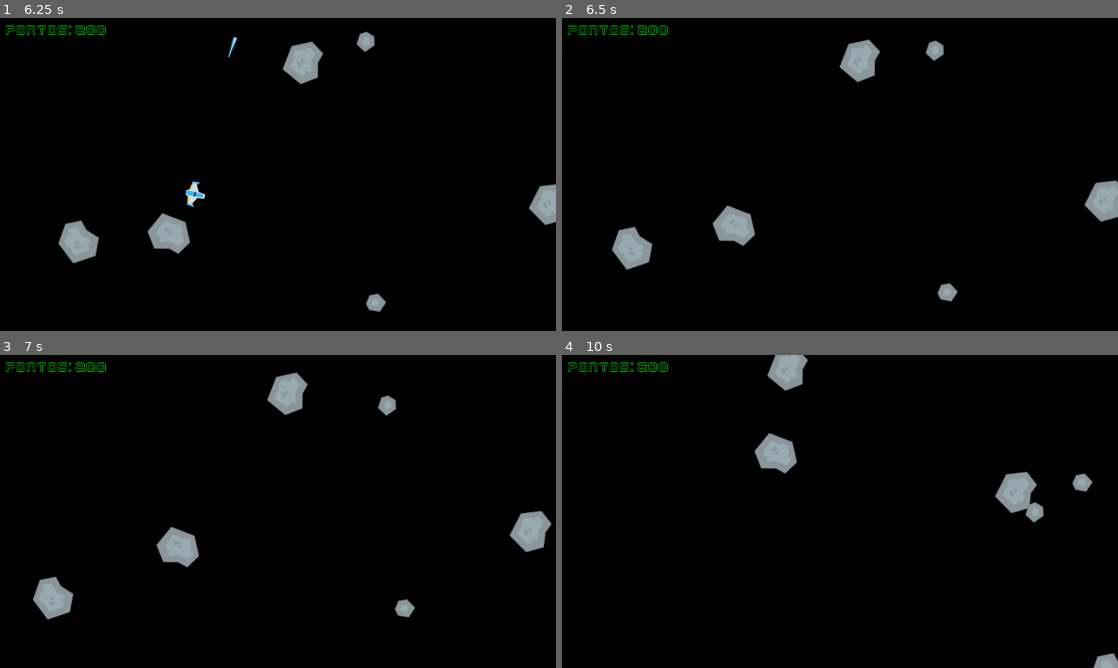
Above: before the commit, frames 1-4 (two rows, left to right).
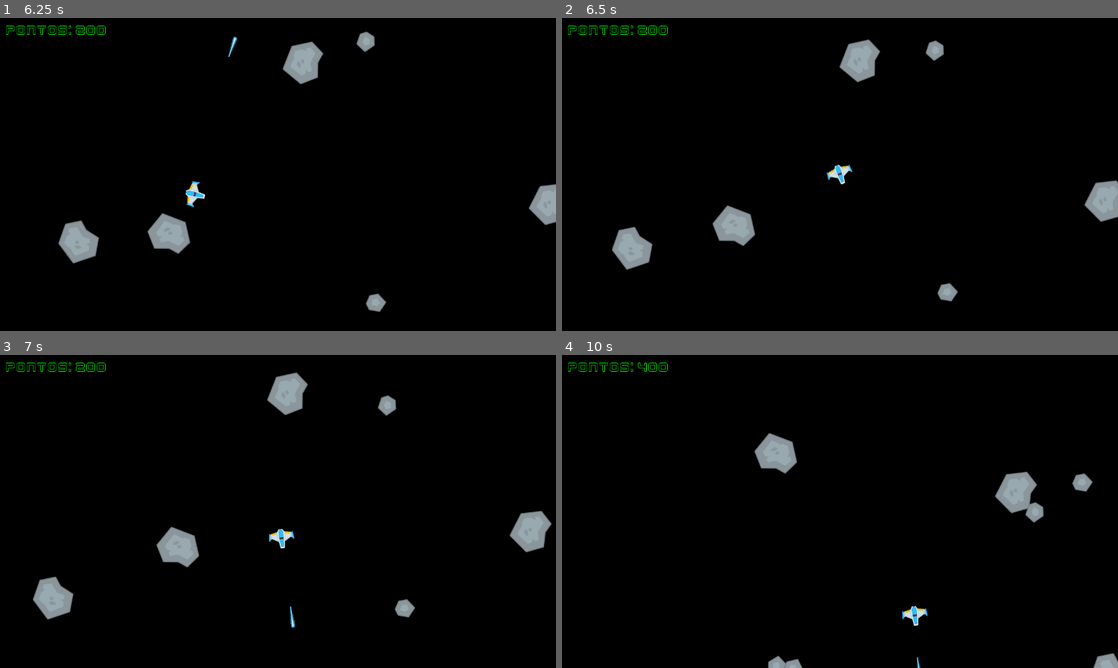
Above: after the commit, the same moments.

Repository: VinnyPC/Godot-uninove
Game: Godot game, scene res://cenas/Game.tscn
Two runs of this game, one before a commit and one after it. Both use one fixed random seed, a clock stepped at 60 frames per second and the inputs below.
Inputs:
- Up to frame 1 (6.25 s): hold D (girar_direita) 0.53-1.28 s; tap Space (atirar) every 0.75 s from 0.6 to 5.85 s; hold S (mover_tras) 1.28-2.03 s; hold D (girar_direita) 2.03-2.78 s; hold W (mover_frente) 2.78-3.53 s; hold A (girar_esquerda) 3.53-5.03 s; hold S (mover_tras) 5.03-5.78 s; hold D (girar_direita) from 5.78 s (still down)
- Up to frame 2 (6.5 s): keep holding D (girar_direita)
- Up to frame 3 (7 s): release D (girar_direita) at 6.53 s; hold W (mover_frente) from 6.53 s (still down); tap Space (atirar) at 6.6 s
- Up to frame 4 (10 s): release W (mover_frente) at 7.28 s; hold D (girar_direita) 7.28-8.03 s; tap Space (atirar) every 0.75 s from 7.35 to 9.6 s; hold S (mover_tras) 8.03-8.78 s; hold A (girar_esquerda) 8.78-9.53 s; hold W (mover_frente) from 9.53 s (still down)

Frame 1 is identical in both runs. In frame 2, 0.2% of the frame differs, in the area x 47-53%, y 46-54%; in frame 3, 0.2%; in frame 4, 1.0%, in the area x 13-66%, y 0-100%.

Commit message:
power up vida extra

Diff:
--- a/project.godot
+++ b/project.godot
@@ -14,11 +14,6 @@
 "language": "GDScript",
 "path": "res://scripts/Asteroid.gd"
 }, {
-"base": "KinematicBody2D",
-"class": "Player",
-"language": "GDScript",
-"path": "res://scripts/Player.gd"
-}, {
 "base": "Area2D",
 "class": "UFO",
 "language": "GDScript",
@@ -26,7 +21,6 @@
 } ]
 _global_script_class_icons={
 "Asteroid": "",
-"Player": "",
 "UFO": ""
 }
 
--- a/scripts/Asteroid.gd
+++ b/scripts/Asteroid.gd
@@ -51,13 +51,6 @@
 	emit_signal("exploded", global_position, size)
 	queue_free()
 
-#func _on_Asteroid_body_entered(body):
-#	if (body.name == "Player"):
-#		if body.has_method("is_invincible"):
-#			if not body.is_invincible:
-#				body.die()
-#		else:
-#			print("Body doesn't have method is_invincible")
 
 func _on_Asteroid_body_entered(body):
 	if  (body.name=="Player"):
--- a/scripts/Player.gd
+++ b/scripts/Player.gd
@@ -1,4 +1,4 @@
-class_name Player extends KinematicBody2D
+extends KinematicBody2D
 
 signal laser_shot(laser)
 signal died
@@ -25,6 +25,7 @@
 	invincibility_timer.connect("timeout", self, "end_invincibility")
 
 func _process(delta):
+
 	if Input.is_action_just_pressed("atirar"):
 		shoot_laser()
 
@@ -74,6 +75,42 @@
 		emit_signal("died")
 		sprite.visible = false
 		set_process(false)
+		check_respawn()  # Verifica se deve respawnar o jogador após a morte
+
+func check_respawn():
+	if game.lives > 0:
+		var respawn_position = get_valid_respawn_position()
+		if respawn_position != Vector2.ZERO:
+			respawn(respawn_position)
+		else:
+			print("Não foi possível encontrar uma posição válida de respawn.")
+	else:
+		print("Game Over")
+
+func get_valid_respawn_position():
+	var center_screen = get_viewport_rect().size / 2
+	var respawn_position = center_screen
+	var attempts = 10  # Limite de tentativas para encontrar uma posição válida
+
+	while attempts > 0:
+		if !is_colliding_with_asteroid(respawn_position):
+			return respawn_position
+		respawn_position = generate_random_position_around_center(center_screen)
+		attempts -= 1
+
+	return Vector2.ZERO
+
+func is_colliding_with_asteroid(position):
+	var asteroids = get_tree().get_nodes_in_group("Asteroids")
+	for asteroid in asteroids:
+		if asteroid.get_collision_shape_2d(0).collide_point(position):
+			return true
+	return false
+
+func generate_random_position_around_center(center):
+	var screen_size = get_viewport_rect().size
+	var offset = Vector2(rand_range(-screen_size.x / 2, screen_size.x / 2), rand_range(-screen_size.y / 2, screen_size.y / 2))
+	return center + offset
 
 func respawn(pos):
 	if alive == false:
@@ -82,6 +119,7 @@
 		velocity = Vector2.ZERO
 		sprite.visible = true
 		set_process(true)
+		start_invincibility()
 
 func start_invincibility():
 	is_invincible = true
